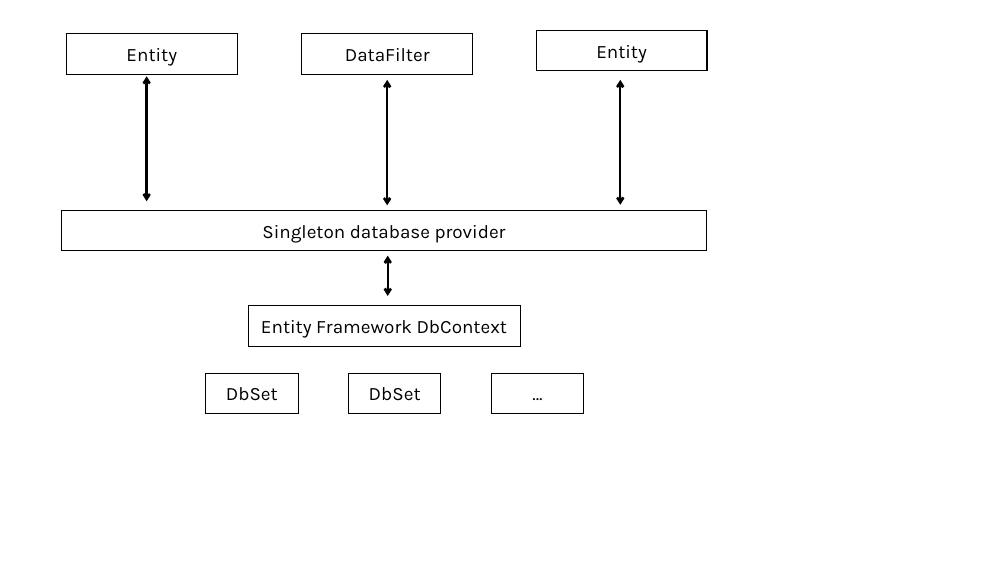
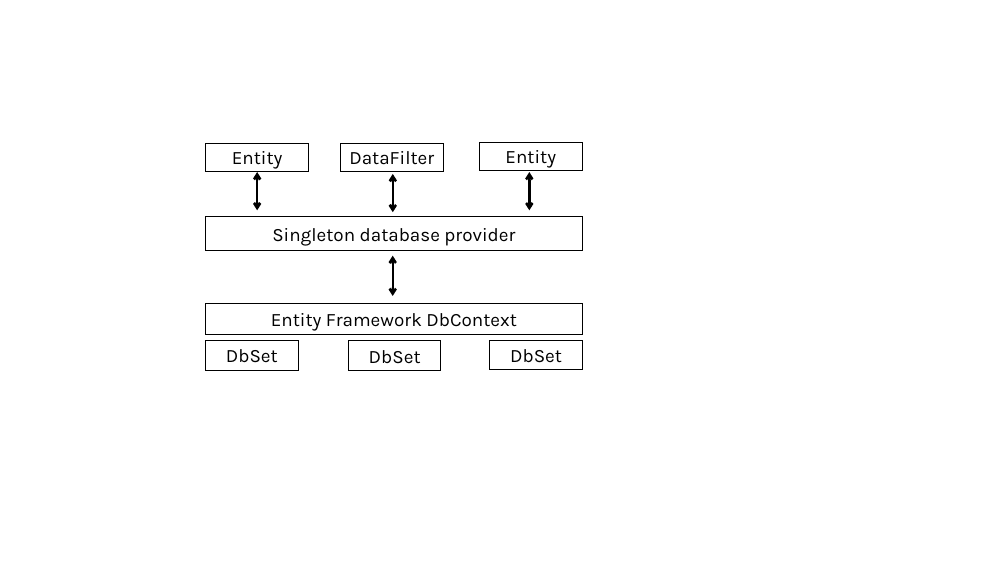
Before and after one commit to tuanhud/QuanLyTaiSan, a slide deck: slide 3 of _BaoCao/quocdunginfo/model.pptx. Drawn at 1008x567 pixels with LibreOffice and Linux fonts; fonts in the diff are those of the drawing. Boxes give left, top, right and bottom in pixels: in the first picture for what was removed or moved away, otherwise in the second. Text is boxed around its words. In the diff, an @@ line names an element or a change of style, - is before the commit and + after.

```diff
--- a/_BaoCao/quocdunginfo/model.pptx
+++ b/_BaoCao/quocdunginfo/model.pptx
@@ double arrow removed from (147, 201) to (147, 76) @@
@@ double arrow removed from (621, 205) to (621, 80) @@
@@ rectangle "Entity" resized from (x1=536, y1=30, x2=707, y2=71) to (x1=206, y1=143, x2=309, y2=171) @@
@@ rectangle "DataFilter" resized from (x1=302, y1=33, x2=473, y2=74) to (x1=340, y1=143, x2=443, y2=171) @@
@@ rectangle "Entity" resized from (x1=67, y1=33, x2=237, y2=74) to (x1=479, y1=142, x2=582, y2=170) @@
@@ double arrow added from (257, 210) to (257, 172), #000000 2.25 pt @@
@@ double arrow moved from (387, 206) - (387, 80) to (393, 212) - (393, 174) @@
@@ double arrow added from (529, 210) to (529, 172), #000000 2.25 pt @@
@@ rectangle "Singleton database provider" resized from (x1=61, y1=210, x2=707, y2=251) to (x1=206, y1=216, x2=582, y2=251) @@
@@ double arrow moved from (388, 296) - (388, 256) to (392, 296) - (392, 256) @@
@@ rectangle "Entity Framework DbContext" resized from (x1=248, y1=306, x2=520, y2=346) to (x1=206, y1=303, x2=582, y2=334) @@
@@ rectangle "DbSet" resized from (x1=206, y1=374, x2=298, y2=414) to (x1=206, y1=340, x2=298, y2=370) @@
@@ rectangle "DbSet" resized from (x1=349, y1=374, x2=441, y2=414) to (x1=349, y1=341, x2=441, y2=371) @@
@@ rectangle added at (x1=490, y1=340, x2=582, y2=370), outline #000000 1 pt, 18 pt, text #000000 @@
+DbSet
@@ rectangle removed at (x1=492, y1=374, x2=584, y2=414) @@
-…
```
Also in this commit, not shown: 2 other slides changed, 4 slides added, 2 slides removed, 1 other file.
